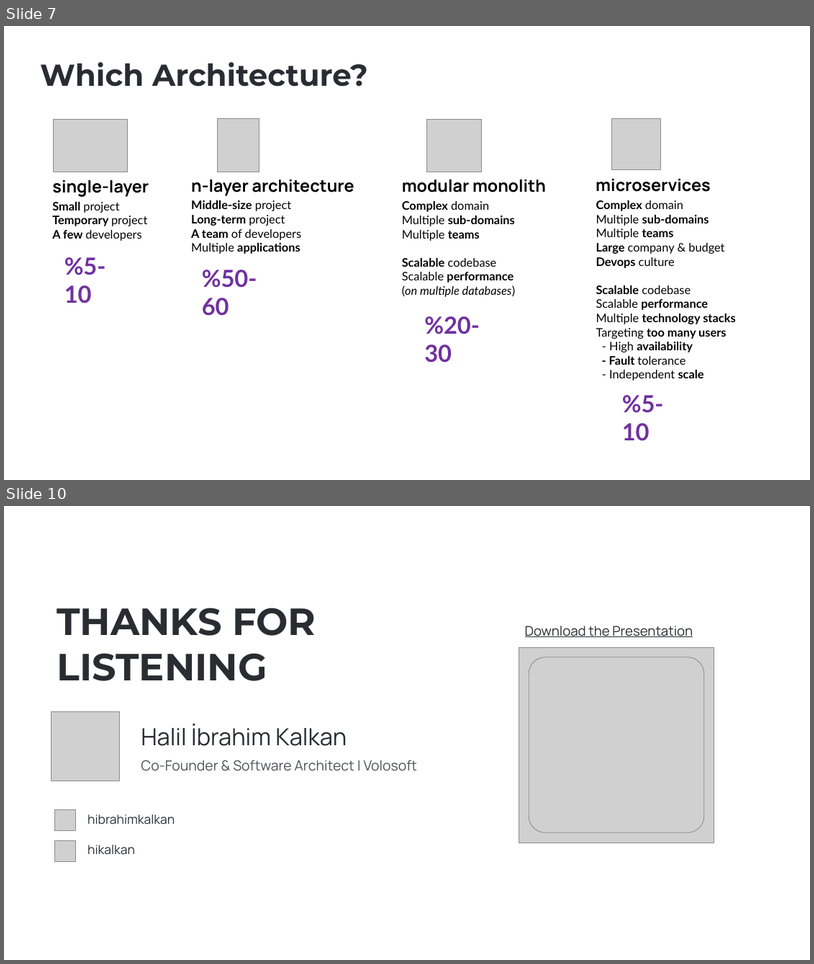
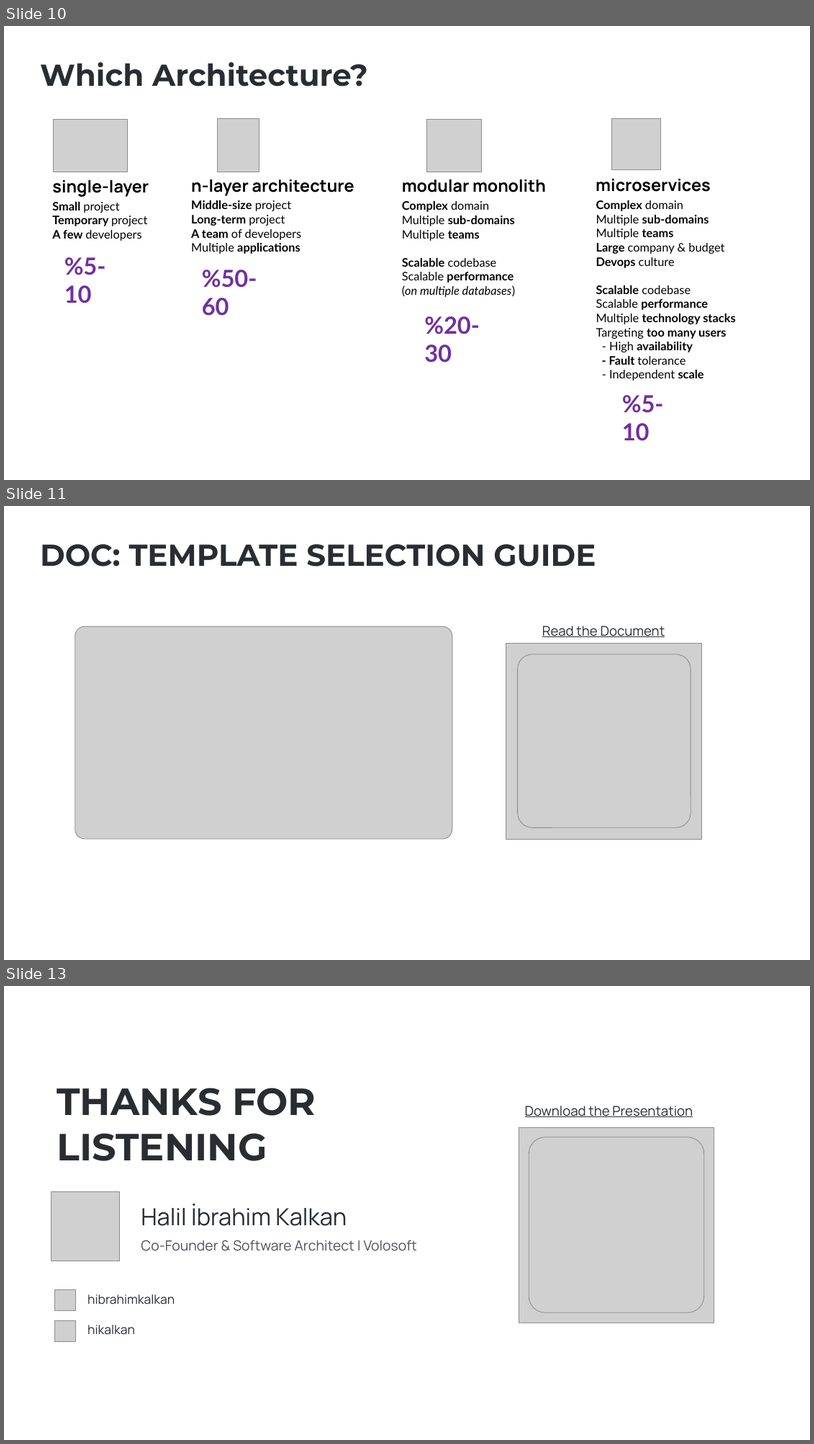
Before and after one commit to hikalkan/presentations, a slide deck: 2025-01-09 ABP Community Talks 2025.1/Which Architecture.pptx. Shown one above the other, each under a label of ours: slides 7 and 10 before the commit, slides 10, 11 and 13 after it; the slides between them are not shown. The pictures are 814x964 and 814x1444 pixels, drawn with LibreOffice and Linux fonts; fonts in the diff are those of the drawing; grey boxes stand for pictures; background and template pictures are left out. Boxes give left, top, right and bottom in pixels: in the first picture for what was removed or moved away, otherwise in the second. Text is boxed around its words. In the diff, an @@ line names an element or a change of style, - is before the commit and + after.

```diff
--- a/2025-01-09 ABP Community Talks 2025.1/Which Architecture.pptx
+++ b/2025-01-09 ABP Community Talks 2025.1/Which Architecture.pptx
@@ slide 11 added at (4,506,810,960), background picture (left out) @@
@@ text added at (40,544,596,566), 36 pt, text #292D33, bold @@
+DOC: TEMPLATE SELECTION GUIDE
@@ picture added at (75,626,453,839) @@
@@ text added at (543,626,666,637), 16 pt, text #292D32, underline @@
+Read the Document
@@ picture added at (506,644,702,839) @@
@@ picture added at (518,654,691,827) @@
@@ what was slide 7 is now slide 10 @@
@@ what was slide 10 is now slide 13 @@
```
Also in this commit, not shown: 1 slide changed, 6 other slides added.
